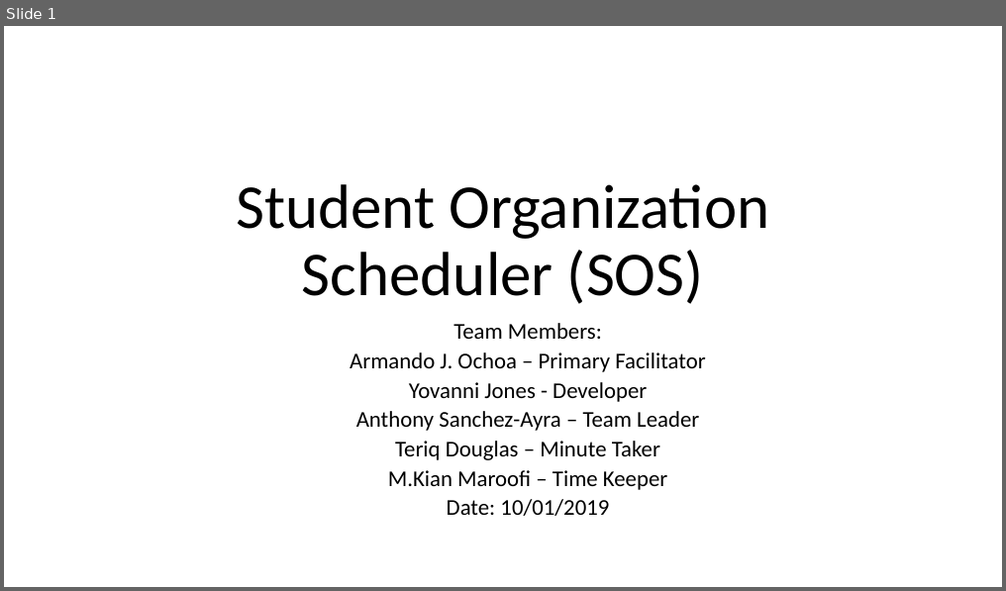
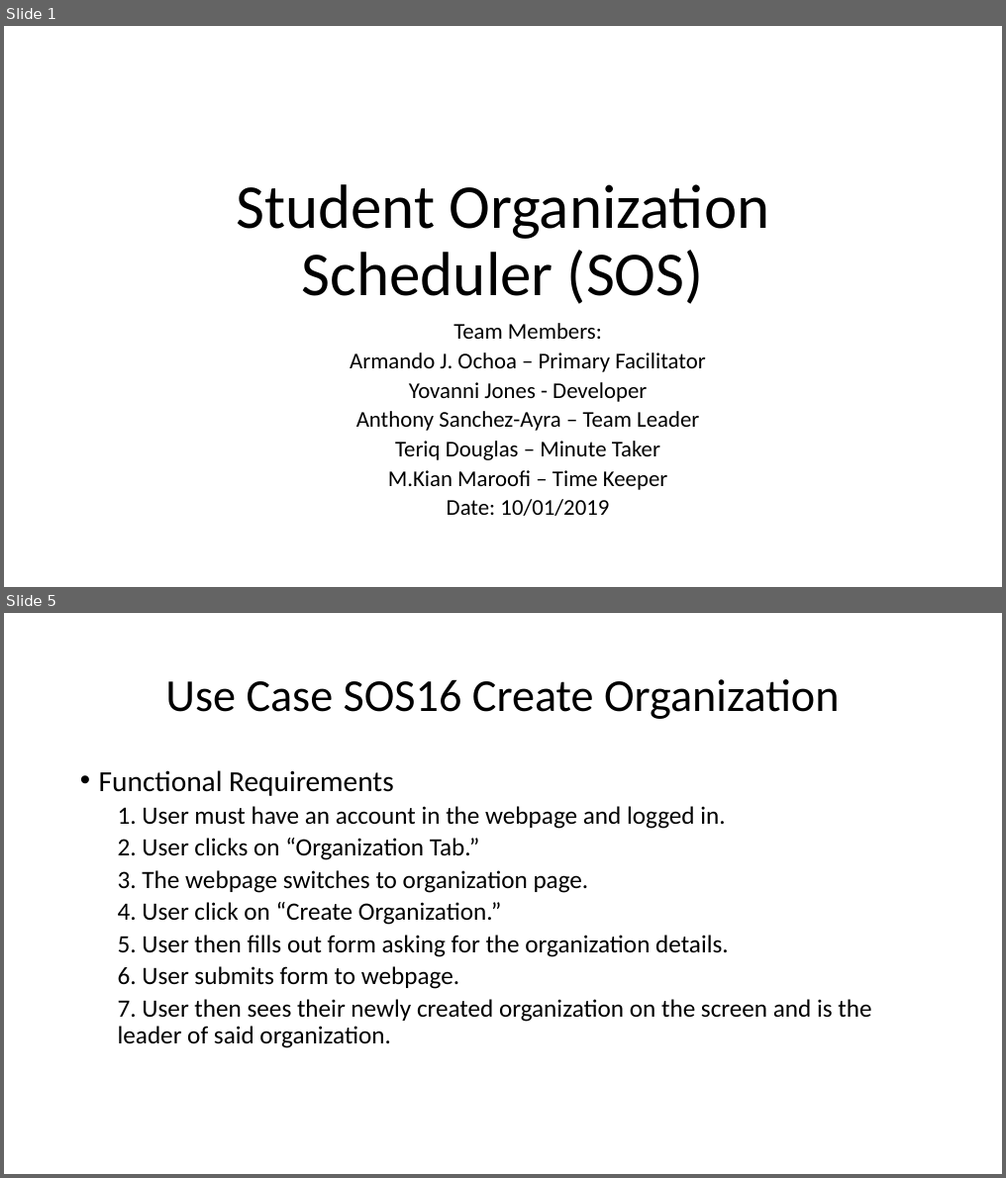
Before and after one commit to arocho032/CEN4010-Team-5, a slide deck: specifications/deliv1/SOS Deliverable 1 Presentation.pptx. Shown one above the other, each under a label of ours: slide 1 before the commit, slides 1 and 5 after it; the slides between them are not shown. The pictures are 1006x591 and 1006x1178 pixels, drawn with LibreOffice and Linux fonts; fonts in the diff are those of the drawing. Boxes give left, top, right and bottom in pixels: in the first picture for what was removed or moved away, otherwise in the second. Text is boxed around its words. In the diff, an @@ line names an element or a change of style, - is before the commit and + after.

```diff
--- a/specifications/deliv1/SOS Deliverable 1 Presentation.pptx
+++ b/specifications/deliv1/SOS Deliverable 1 Presentation.pptx
@@ slide 5 added at [4, 613, 1002, 1174], background #FFFFFF @@
@@ title added at [165, 679, 839, 719], 44 pt, text #000000 @@
+Use Case SOS16 Create Organization
@@ text added at [99, 770, 871, 1049], 24 pt, text #000000 @@
+• Functional Requirements
+  1. User must have an account in the webpage and logged in.
+  2. User clicks on “Organization Tab.”
+  3. The webpage switches to organization page.
+  4. User click on “Create Organization.”
+  5. User then fills out form asking for the organization details.
+  6. User submits form to webpage.
+  7. User then sees their newly created organization on the screen and is the leader of said organization.
```
Also in this commit, not shown: 10 slides changed, 3 other slides added, 4 slides removed, 1 other file.
